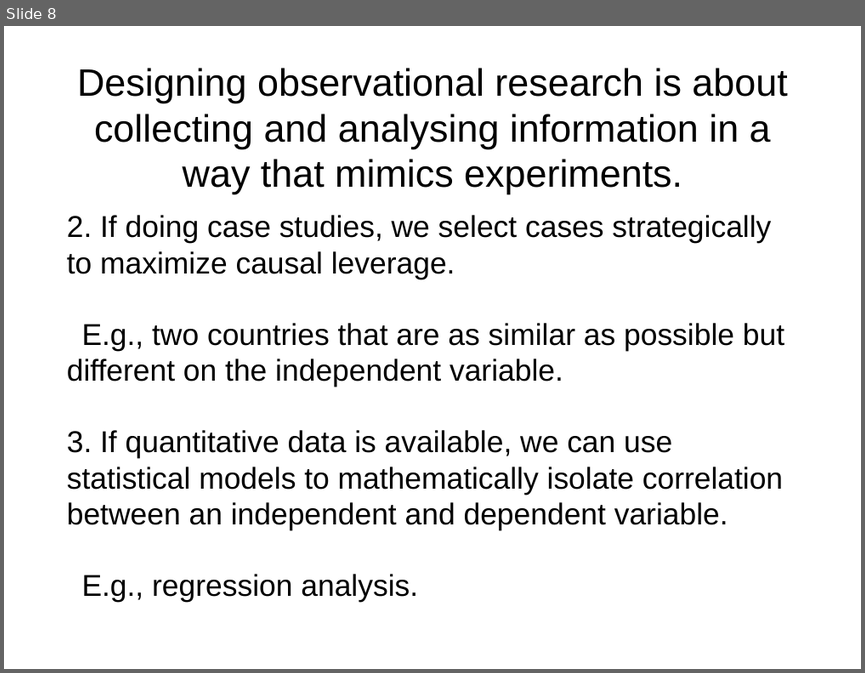
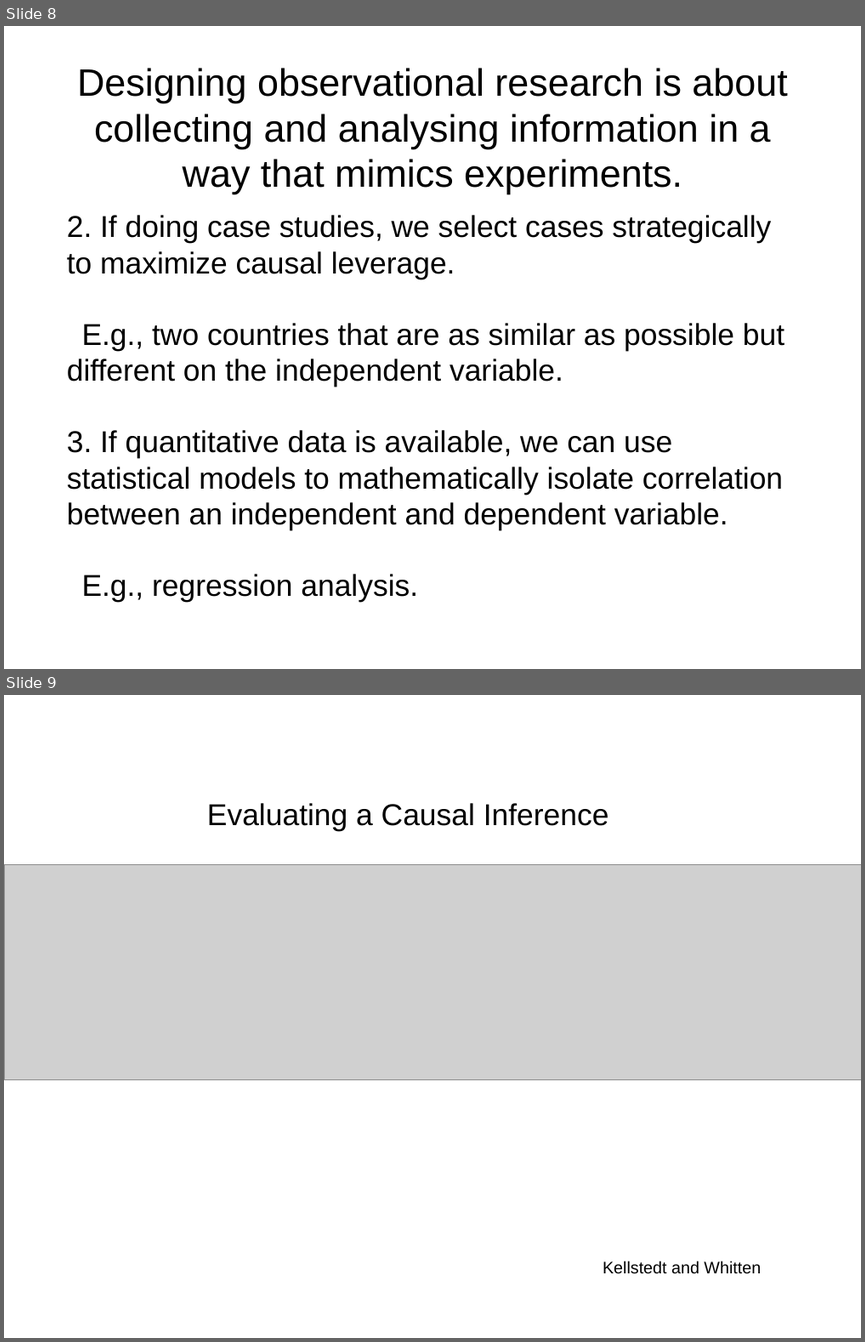
Before and after one commit to jmrphy/political_inquiry, a slide deck: materials/slides/challenge_of_inference/challenge_of_inference.pptx. Shown one above the other, each under a label of ours: slide 8 before the commit, slides 8 and 9 after it. The pictures are 865x673 and 865x1342 pixels, drawn with LibreOffice and Linux fonts; fonts in the diff are those of the drawing; grey boxes stand for pictures. Boxes give left, top, right and bottom in pixels: in the first picture for what was removed or moved away, otherwise in the second. Text is boxed around its words. In the diff, an @@ line names an element or a change of style, - is before the commit and + after.

```diff
--- a/materials/slides/challenge_of_inference/challenge_of_inference.pptx
+++ b/materials/slides/challenge_of_inference/challenge_of_inference.pptx
@@ slide 9 added at (4,695,861,1338), background #FFFFFF @@
@@ text added at (207,803,609,831), 36 pt, text #000000 @@
+Evaluating a Causal Inference
@@ picture added at (4,864,861,1079) @@
@@ text added at (602,1260,760,1274), 20 pt, text #000000 @@
+Kellstedt and Whitten
```
Also in this commit, not shown: 1 slide changed, 1 other slide added, 1 slide removed, 10 other files.
